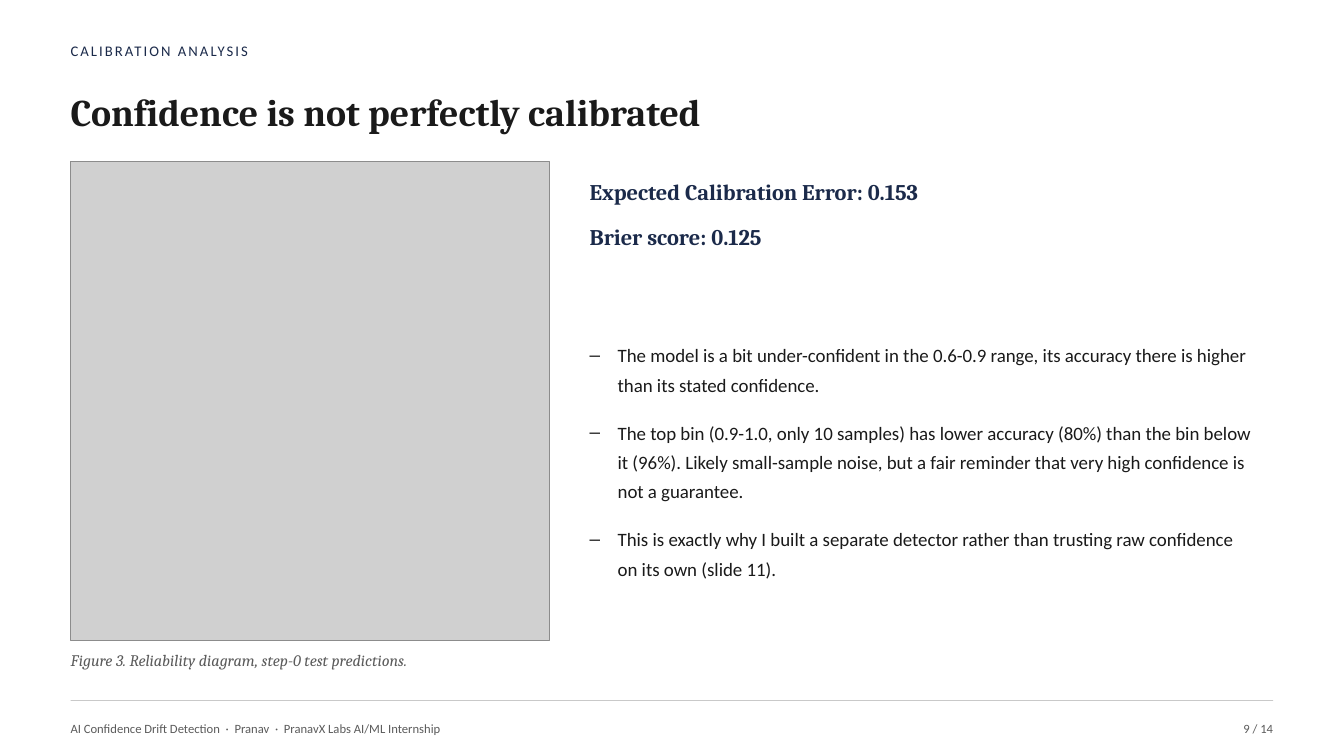
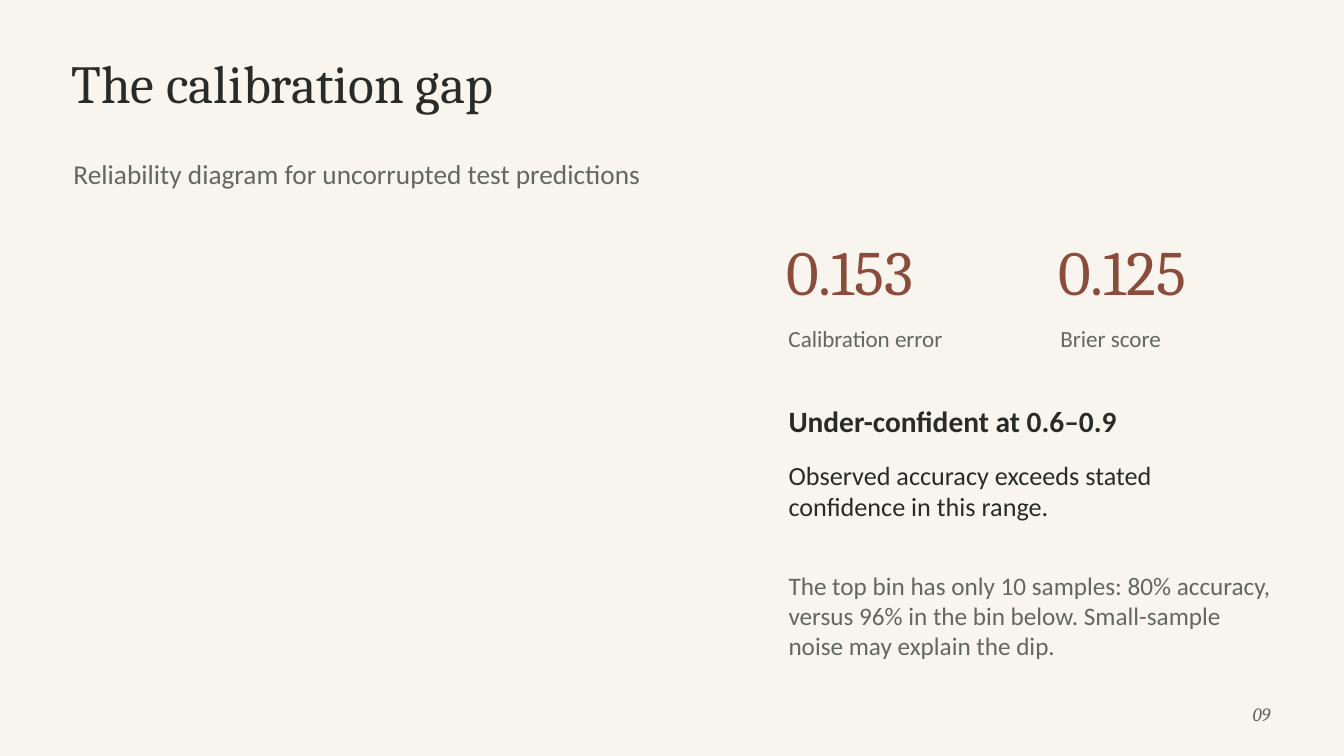
Before and after one commit to ahansardar/ai-confidence-drift, a slide deck: slide 9 of reports/presentation/AI_Confidence_Drift_Presentation.pptx. Drawn at 1344x756 pixels with LibreOffice and Linux fonts; fonts in the diff are those of the drawing; grey boxes stand for pictures. Boxes give left, top, right and bottom in pixels: in the first picture for what was removed or moved away, otherwise in the second. Text is boxed around its words. In the diff, an @@ line names an element or a change of style, - is before the commit and + after.

Commit message:
font change

```diff
--- a/reports/presentation/AI_Confidence_Drift_Presentation.pptx
+++ b/reports/presentation/AI_Confidence_Drift_Presentation.pptx
@@ background #FFFFFF to #F8F5EF @@
@@ text added at (71,66,493,115), 38.2 pt, text #292B28 @@
+The calibration gap
@@ picture removed at (71,161,549,640) @@
@@ text at (73,165,640,189): text changed; size 27 to 19.5 pt; font Cambria to Calibri; text colour #1A1A1A to #636761; bold off @@
-Confidence is not perfectly calibrated
+Reliability diagram for uncorrupted test predictions
@@ text removed at (685,184,797,201) @@
-CALIBRATION ANALYSIS
@@ text at (786,252,913,296): text changed; size 11.5 to 45 pt; text colour #5B5B5B to #8B4C3B; italic off @@
-Figure 3. Reliability diagram, step-0 test predictions.
+0.153
@@ text at (1058,252,1186,296): text changed; size 16 to 45 pt; text colour #1B2A4A to #8B4C3B; bold off @@
-Expected Calibration Error: 0.153
+0.125
@@ text removed at (618,349,1251,579) @@
-– The model is a bit under-confident in the 0.6-0.9 range, its accuracy there is higher than its stated confidence.
-– The top bin (0.9-1.0, only 10 samples) has lower accuracy (80%) than the bin below it (96%). Likely small-sample noise, but a fair reminder that very high confidence is not a guarantee.
-– This is exactly why I built a separate detector rather than trusting raw confidence on its own (slide 11).
@@ text added at (788,331,942,347), 16.5 pt, text #636761 @@
+Calibration error
@@ text at (1060,331,1161,347): text changed; size 16 to 16.5 pt; font Cambria to Calibri; text colour #1B2A4A to #636761; bold off @@
-Brier score: 0.125
+Brier score
@@ text added at (789,411,1117,433), 21 pt, text #292B28, bold @@
+Under-confident at 0.6–0.9
@@ vertical alignment middle to top in 5 elements at (1058,252,1186,296), (73,165,640,189), (786,252,913,296), (1060,331,1161,347), (789,467,1151,521) @@
@@ text at (789,467,1151,521): text changed; size 9 to 18.8 pt; text colour #5B5B5B to #292B28 @@
-AI Confidence Drift Detection · Pranav · PranavX Labs AI/ML Internship
+Observed accuracy exceeds stated confidence in this range.
@@ text added at (789,577,1270,659), 18 pt, text #636761 @@
+The top bin has only 10 samples: 80% accuracy, versus 96% in the bin below. Small-sample noise may explain the dip.
@@ line removed from (71, 701) to (1273, 701) @@
@@ text added at (1253,708,1271,721), 13.5 pt, text #636761, italic @@
+09
@@ text removed at (1243,725,1273,733) @@
-9 / 14
```
Also in this commit, not shown: 10 other slides changed, 3 slides added, 3 slides removed.
